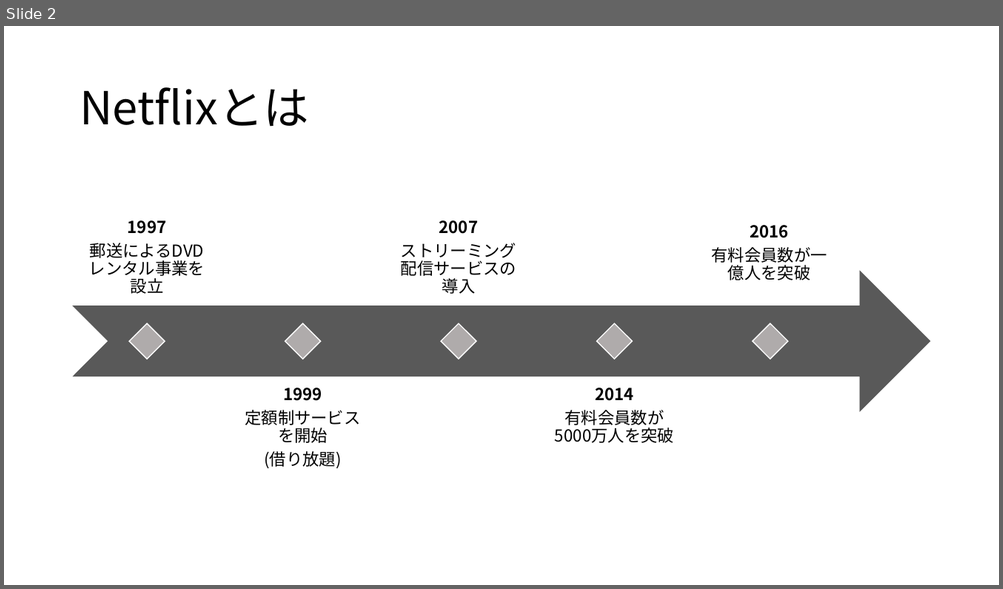
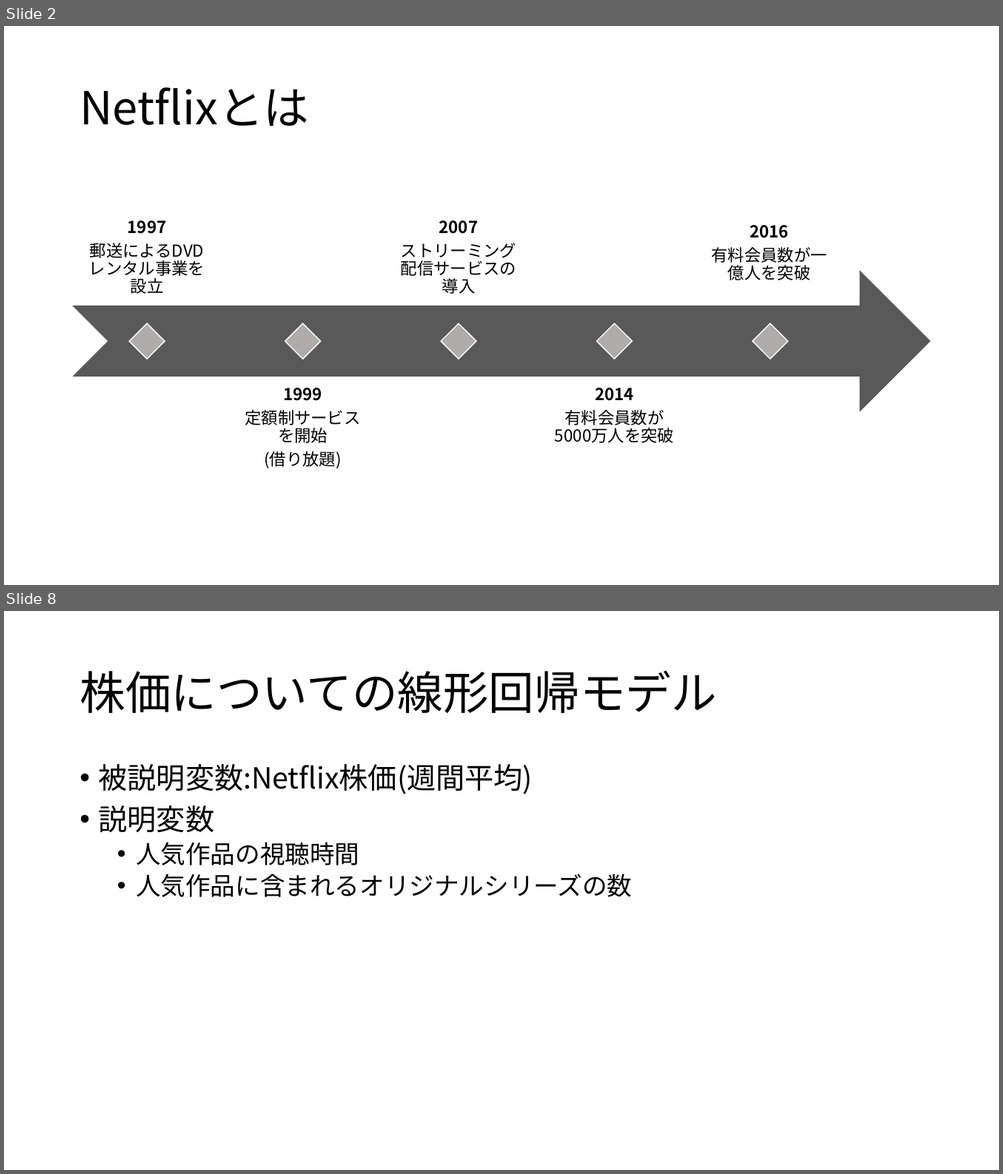
Before and after one commit to QuillshWammy/Netflix_Analysis, a slide deck: Document/中間発表.pptx. Shown one above the other, each under a label of ours: slide 2 before the commit, slides 2 and 8 after it; the slides between them are not shown. The pictures are 1003x589 and 1003x1174 pixels, drawn with LibreOffice and Linux fonts; fonts in the diff are those of the drawing. Boxes give left, top, right and bottom in pixels: in the first picture for what was removed or moved away, otherwise in the second. Text is boxed around its words. In the diff, an @@ line names an element or a change of style, - is before the commit and + after.

```diff
--- a/Document/中間発表.pptx
+++ b/Document/中間発表.pptx
@@ slide 8 added at (x1=4, y1=611, x2=999, y2=1170), background #FFFFFF @@
@@ title added at (x1=79, y1=670, x2=716, y2=713), 44 pt, text #000000 @@
+株価についての線形回帰モデル
@@ text added at (x1=99, y1=764, x2=632, y2=897), 24 pt, text #000000 @@
+• 被説明変数:Netflix株価(週間平均)
+• 説明変数
+  • 人気作品の視聴時間
+  • 人気作品に含まれるオリジナルシリーズの数
```
Also in this commit, not shown: 1 slide changed, 5 other slides added, 1 slide removed.
